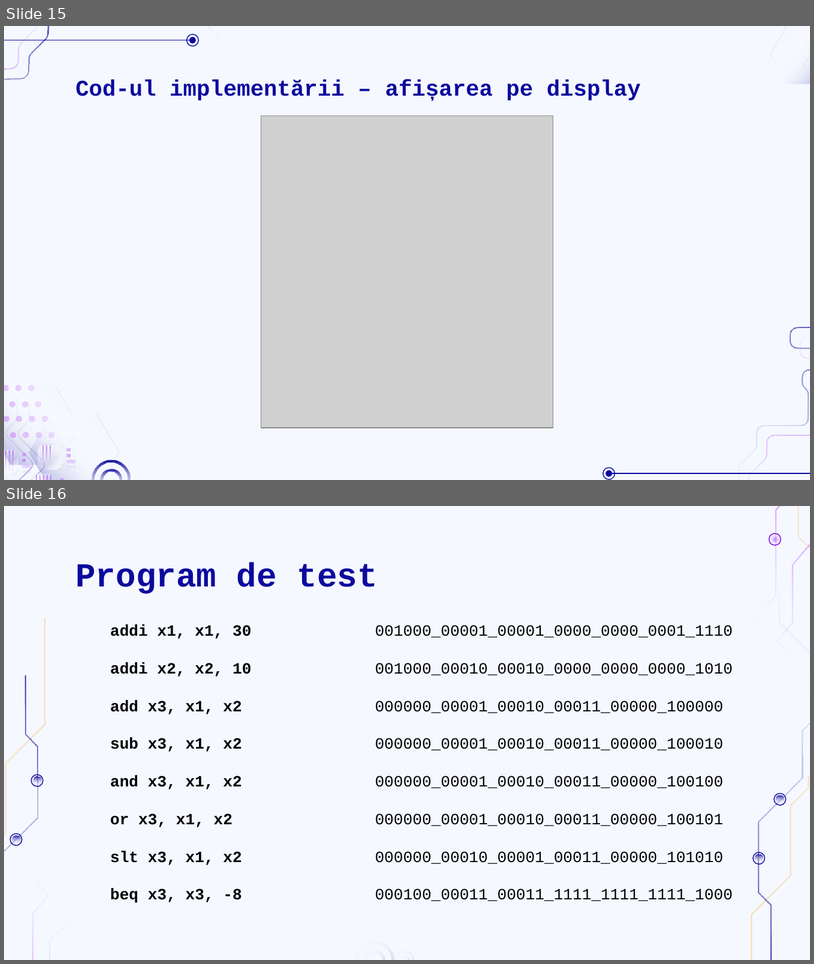
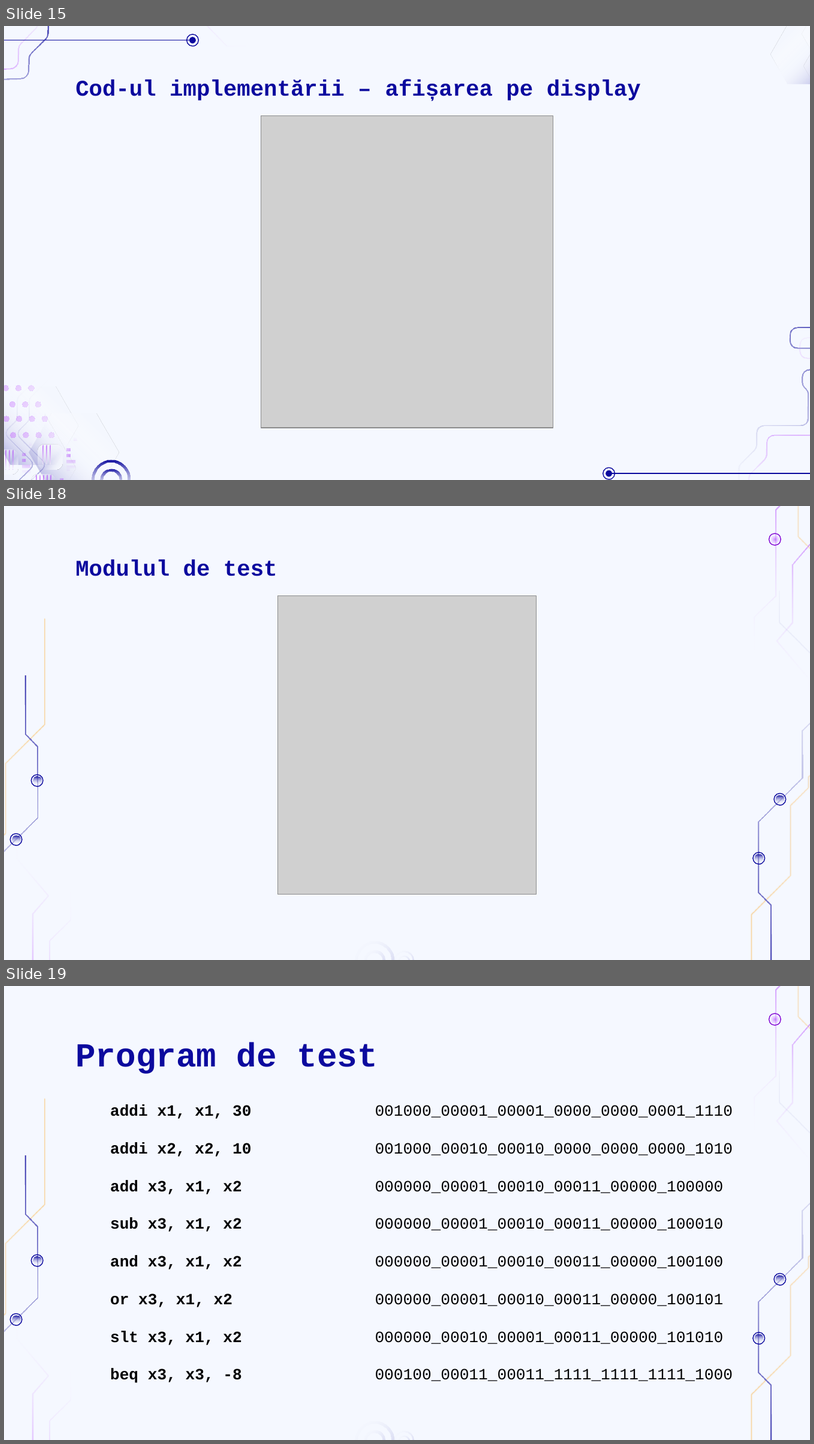
Before and after one commit to EduardSam2110/AMD_SummerPractice2024_EduardS, a slide deck: AMD_Project_Presentation.pptx. Shown one above the other, each under a label of ours: slides 15 and 16 before the commit, slides 15, 18 and 19 after it; the slides between them are not shown. The pictures are 814x964 and 814x1444 pixels, drawn with LibreOffice and Linux fonts; fonts in the diff are those of the drawing; grey boxes stand for pictures; background and template pictures are left out. Boxes give left, top, right and bottom in pixels: in the first picture for what was removed or moved away, otherwise in the second. Text is boxed around its words. In the diff, an @@ line names an element or a change of style, - is before the commit and + after.

```diff
--- a/AMD_Project_Presentation.pptx
+++ b/AMD_Project_Presentation.pptx
@@ slide 18 added at [4, 506, 810, 960], background #F5F8FF; not listed: 22 template elements that a slide beside it also shows @@
@@ title added at [75, 559, 278, 576], 20 pt, text #0C0A9E, bold @@
+Modulul de test
@@ picture added at [278, 595, 537, 894] @@
@@ what was slide 16 is now slide 19 @@
```
Also in this commit, not shown: 3 other slides added, 1 other file.
